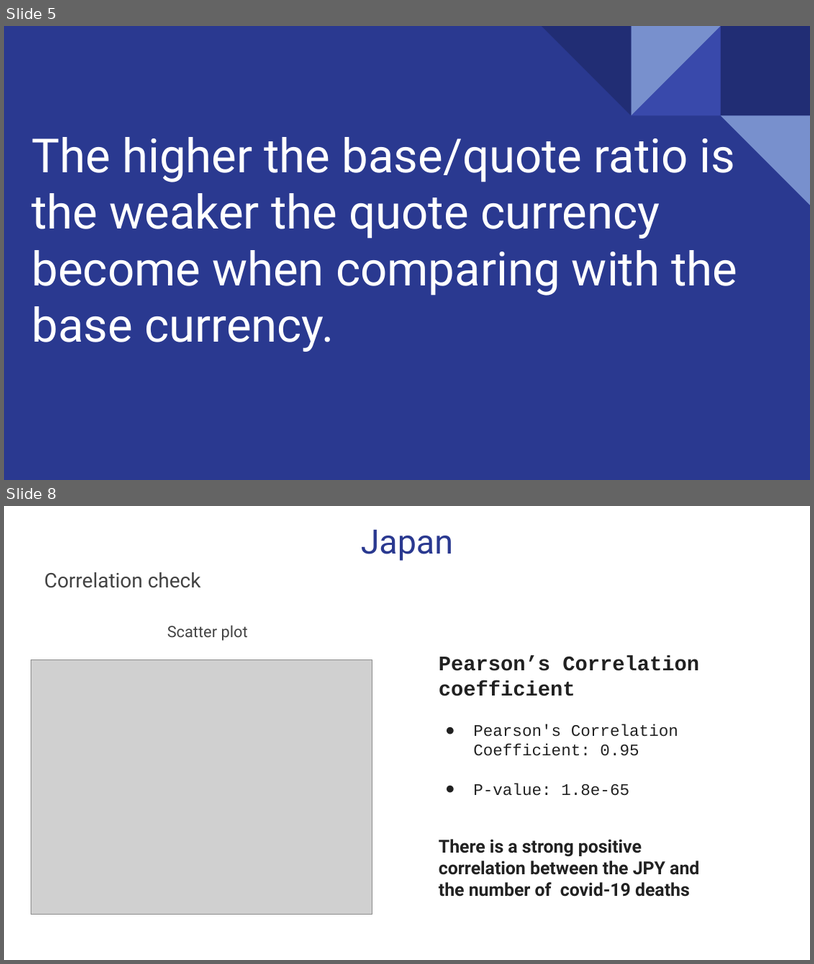
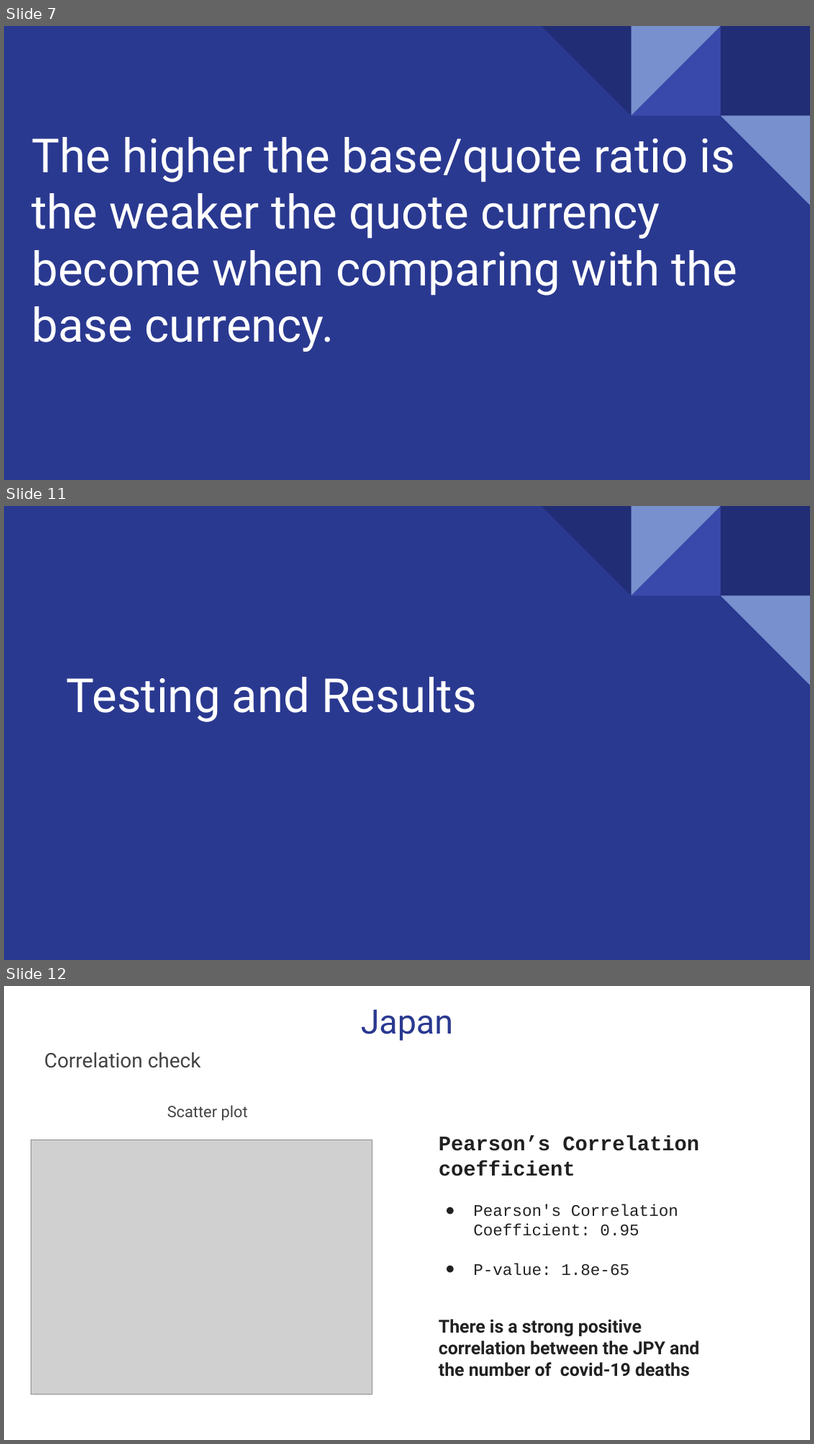
Before and after one commit to Thang20229549/data-science-mid-term, a slide deck: data science mid term project.pptx. Shown one above the other, each under a label of ours: slides 5 and 8 before the commit, slides 7, 11 and 12 after it; the slides between them are not shown. The pictures are 814x964 and 814x1444 pixels, drawn with LibreOffice and Linux fonts; fonts in the diff are those of the drawing; grey boxes stand for pictures. Boxes give left, top, right and bottom in pixels: in the first picture for what was removed or moved away, otherwise in the second. Text is boxed around its words. In the diff, an @@ line names an element or a change of style, - is before the commit and + after.

```diff
--- a/data science mid term project.pptx
+++ b/data science mid term project.pptx
@@ slide 11 added at (x1=4, y1=506, x2=810, y2=960), background #2A3990; not listed: 5 template elements that a slide beside it also shows @@
@@ title added at (x1=67, y1=677, x2=477, y2=722), 42 pt, text #FFFFFF @@
+Testing and Results
@@ what was slide 5 is now slide 7 @@
@@ what was slide 8 is now slide 12 @@
```
Also in this commit, not shown: 6 slides changed, 3 other slides added.
